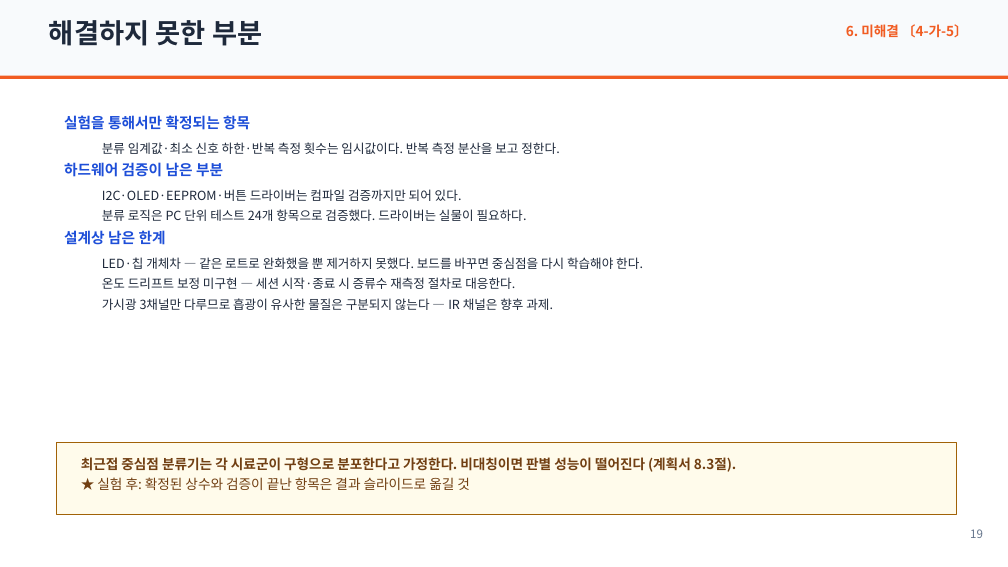
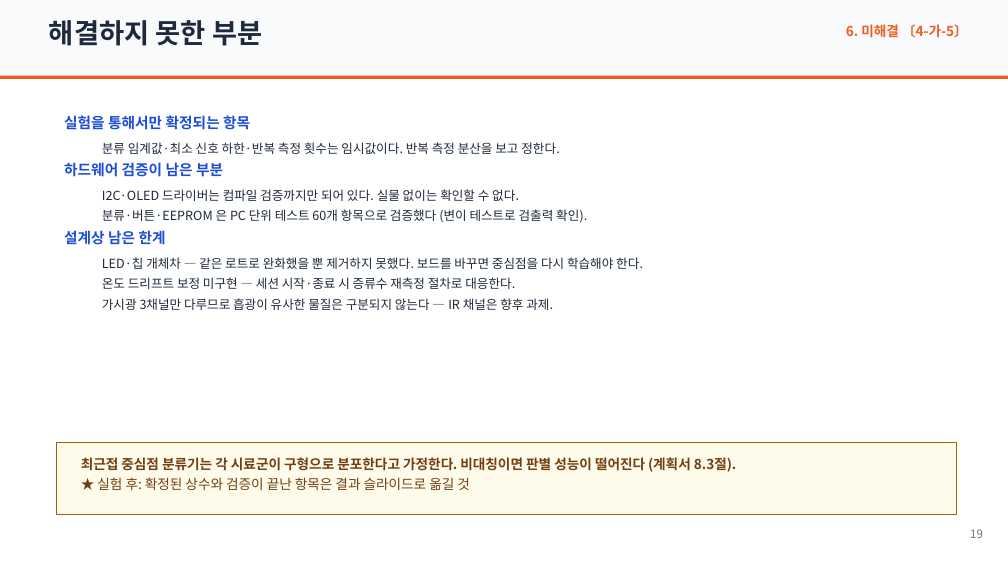
Before and after one commit to jms1005/coss-led-pedd-analyzer, a slide deck: slide 19 of 제출물/가_예선보고서_초안.pptx. Drawn at 1008x567 pixels with LibreOffice and Linux fonts; fonts in the diff are those of the drawing. Boxes give left, top, right and bottom in pixels: in the first picture for what was removed or moved away, otherwise in the second. Text is boxed around its words. In the diff, an @@ line names an element or a change of style, - is before the commit and + after.

```diff
--- a/제출물/가_예선보고서_초안.pptx
+++ b/제출물/가_예선보고서_초안.pptx
@@ text at [102,189,587,223]: text changed @@
-  I2C·OLED·EEPROM·버튼 드라이버는 컴파일 검증까지만 되어 있다.
-  분류 로직은 PC 단위 테스트 24개 항목으로 검증했다. 드라이버는 실물이 필요하다.
+  I2C·OLED 드라이버는 컴파일 검증까지만 되어 있다. 실물 없이는 확인할 수 없다.
+  분류·버튼·EEPROM 은 PC 단위 테스트 60개 항목으로 검증했다 (변이 테스트로 검출력 확인).
```
Also in this commit, not shown: 14 other files.
